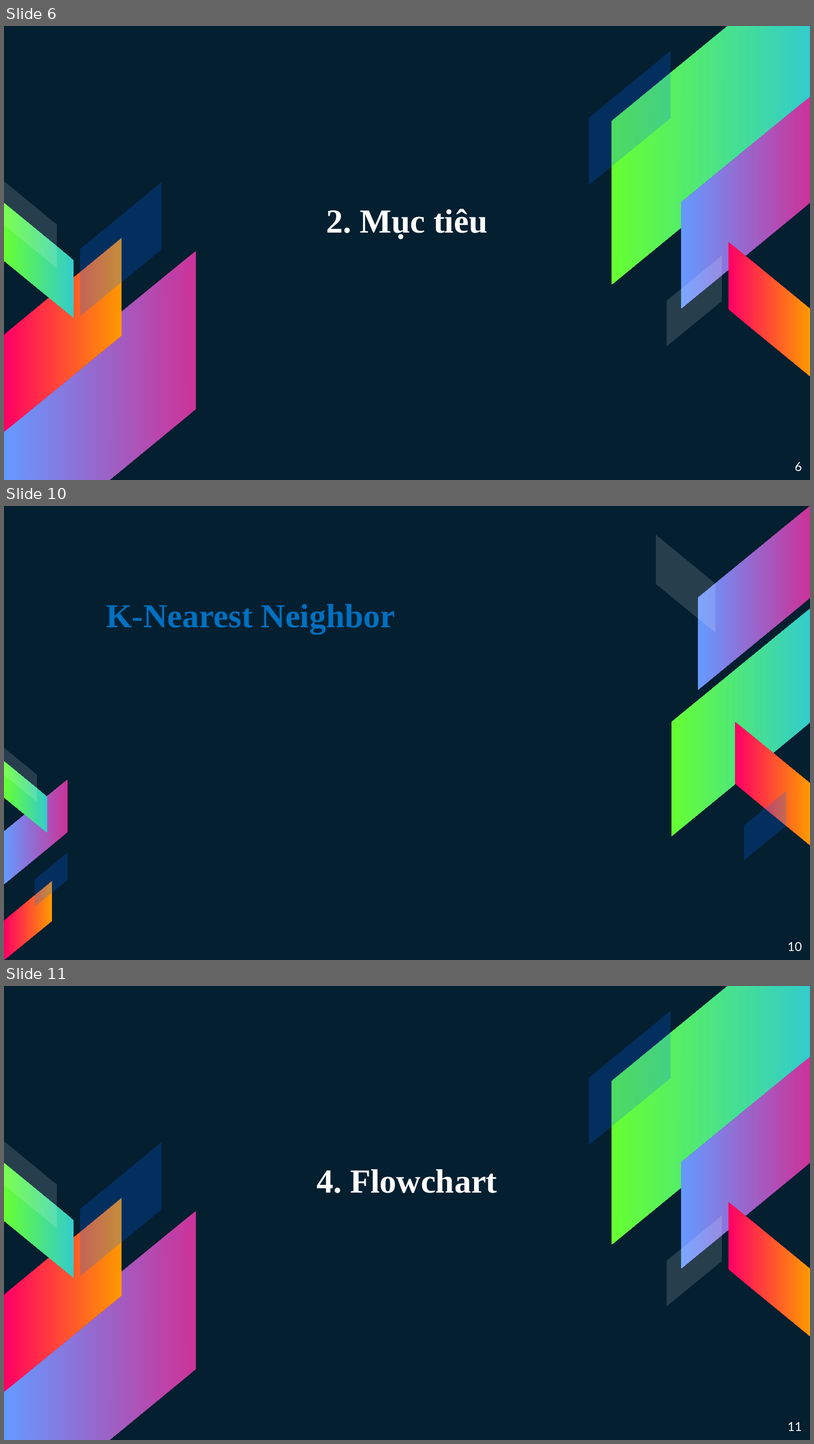
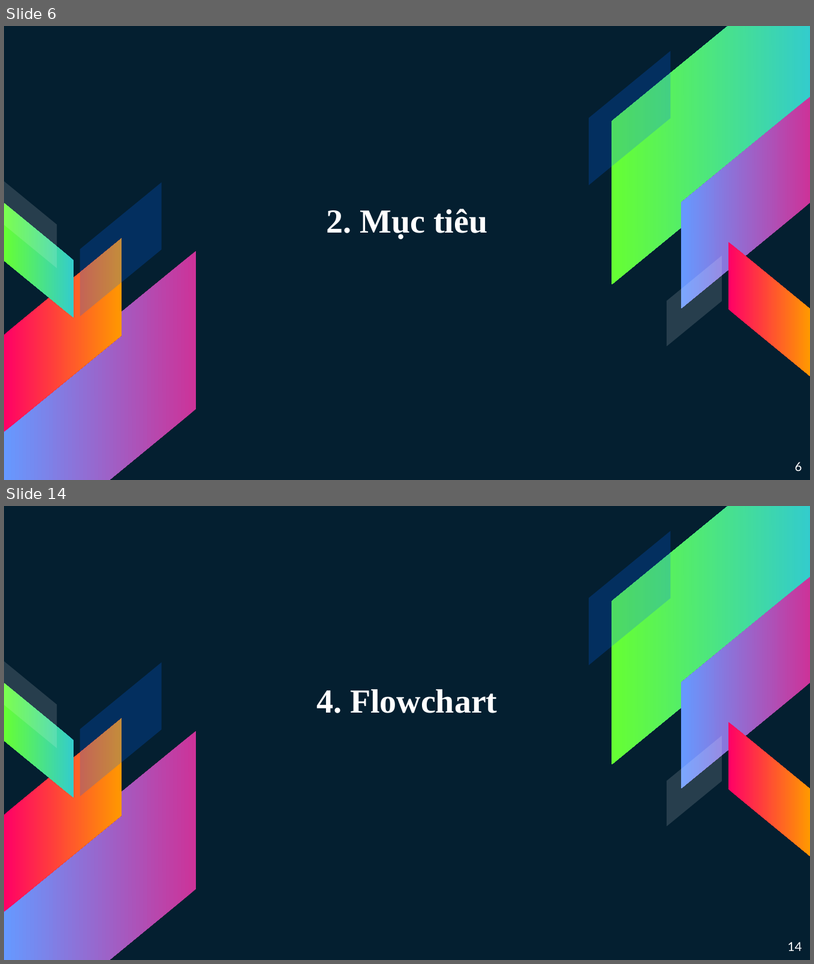
Before and after one commit to 15110383/MachineLearning, a slide deck: MALE.pptx. Shown one above the other, each under a label of ours: slides 6, 10 and 11 before the commit, slides 6 and 14 after it; the slides between them are not shown. The pictures are 814x1444 and 814x964 pixels, drawn with LibreOffice and Linux fonts; fonts in the diff are those of the drawing; grey boxes stand for pictures. Boxes give left, top, right and bottom in pixels: in the first picture for what was removed or moved away, otherwise in the second. Text is boxed around its words. In the diff, an @@ line names an element or a change of style, - is before the commit and + after.

```diff
--- a/MALE.pptx
+++ b/MALE.pptx
@@ slide 10 removed at (x1=4, y1=506, x2=810, y2=960), background #041F30 @@
@@ title removed at (x1=106, y1=604, x2=396, y2=634) @@
-K-Nearest Neighbor
@@ group removed at (x1=656, y1=506, x2=810, y2=860): 5 parallelograms @@
@@ group removed at (x1=4, y1=748, x2=68, y2=959): 5 parallelograms @@
@@ page number removed at (x1=788, y1=942, x2=803, y2=951) @@
-10
@@ what was slide 11 is now slide 14 @@
@@ page number at (x1=788, y1=942, x2=803, y2=951): text changed @@
-11
+14
```
Also in this commit, not shown: 2 slides changed, 7 slides added, 3 other slides removed, 1 other file.
